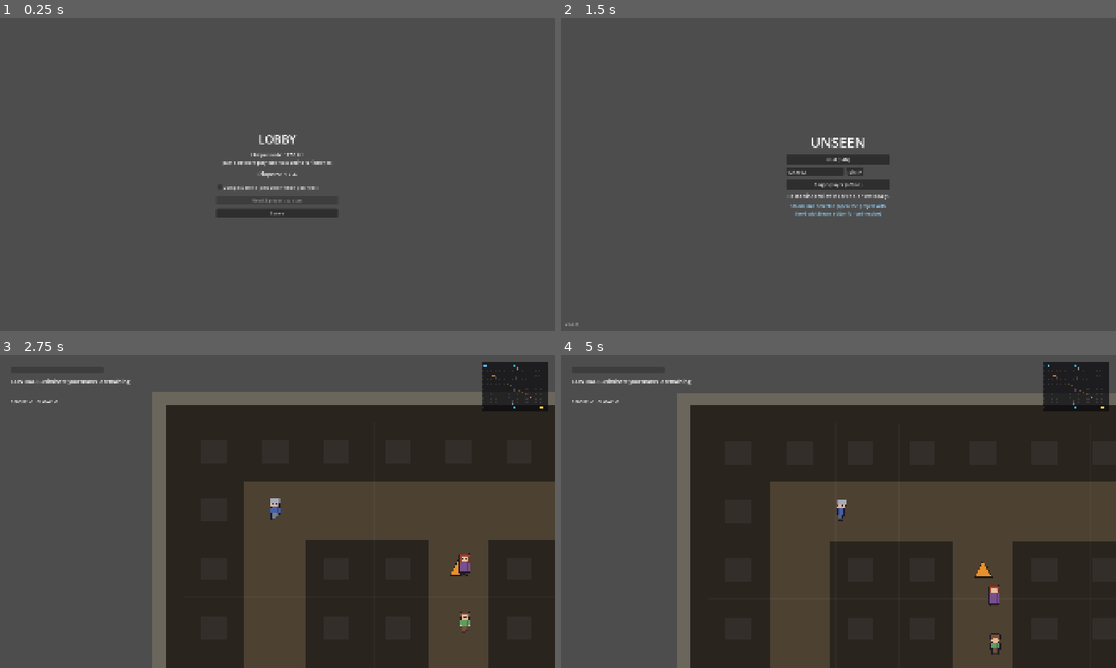
Above: before the commit, frames 1-4 (two rows, left to right).
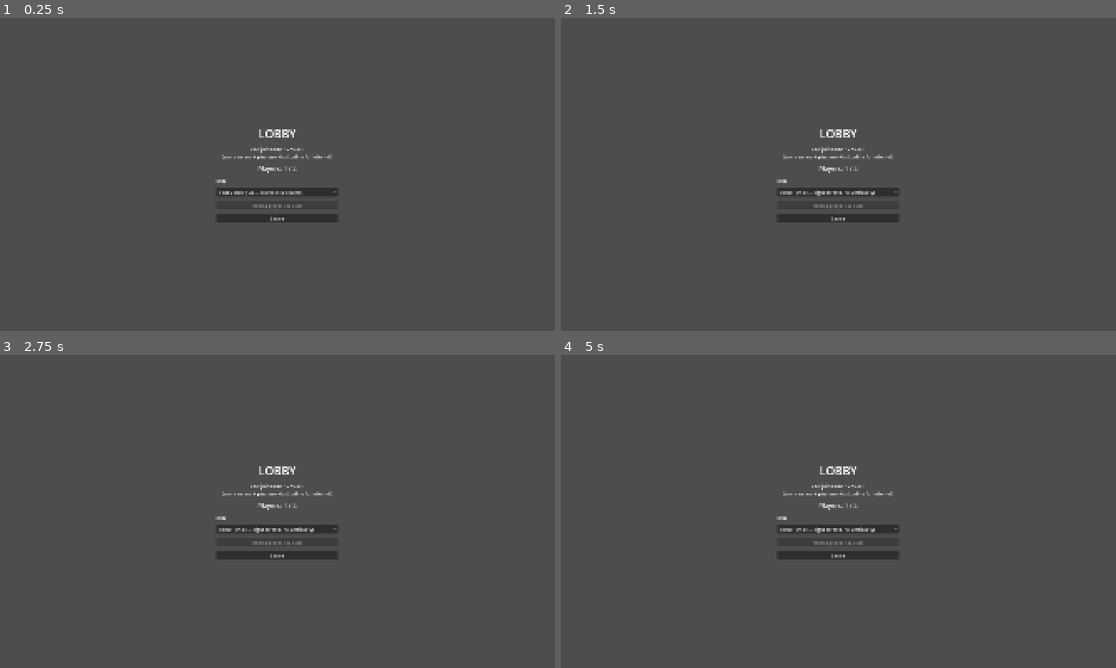
Above: after the commit, the same moments.

Repository: Isidore94/Unseen
Game: Godot game, scene res://scenes/lobby.tscn
Same seed, same stepped clock (60 frames per second), same inputs: the game is played once before the commit and once after it. This scene is started directly instead of the project's main scene.
Inputs (mouse positions are in pixels of both pictures, inside the frame that each line leads up to):
- Up to frame 1 (0.25 s): no input
- Up to frame 2 (1.5 s): click (838, 193) at 0.5 s, where only the run after the commit has a clickable "Four Zones (full — rooftops &…"; click "Leave" at 1.25 s
- Up to frame 3 (2.75 s): click (277, 520) at 2 s, where only the run before the commit has a clickable "Single-player (offline)"
- Up to frame 4 (5 s): hold D (move_right) 2.78-3.53 s; tap E (action_secondary) at 2.85 s; hold Q (drop_down) 3.53-4.28 s; tap V (emote) at 3.6 s; hold D (move_right) from 4.28 s (still down); tap F (interact) at 4.35 s

The runs differ from the first frame. In frame 1, 2.1% of the frame differs, in the area x 38-61%, y 35-66%; in frame 2, 3.0%; in frame 3, 64%; in frame 4, 70%, in the area x 2-100%, y 2-100%.
Error before the commit: Cannot call method 'add_theme_stylebox_override' on a null value. (res://scripts/hud.gd:22)

Commit message:
Phase 10: Rome — a small street-only map, lobby-selectable
A maps-only phase stacked on Phase 9. Adds maps/rome.tscn: same play size as
the compact arena (1440x1120) on a denser 19x15 grid — tight 1-cell lanes
between insulae blocks, a central fountain piazza, two small markets. No
rooftops, sewers, or portals — just roads. Reuses the whole test_map_01.gd
generator; layout flood-fill verified (148 open cells, all reachable).

- test_map_01.gd: new enable_portals export (default true); Rome sets false.
- lobby.gd: the compact-arena checkbox becomes a 3-way map OptionButton
  (Four Zones / Compact / Rome); host's pick is sent to every peer.
- NetworkManager: enum Map + selected_map (survives lobby->match); _begin_match
  carries the map id and derives small_arena so the compact-crowd logic stands.
- online_match: loads the scene by selected_map.

Not compile-checked (no Godot here); reviewed by hand. Layout verified offline.

Co-Authored-By: Claude Opus 4.8 <noreply@anthropic.com>
Claude-Session: https://claude.ai/code/session_01UYRiZVJZhKbbZ4SDyEErra

Diff:
--- /dev/null
+++ b/maps/rome.tscn
@@ -0,0 +1,30 @@
+[gd_scene load_steps=2 format=3 uid="uid://bromemap01unsn"]
+
+[ext_resource type="Script" path="res://scripts/test_map_01.gd" id="1_map"]
+
+; Rome — UNSEEN, Phase 10. A small STREET-ONLY arena: a dense warren of tight 1-cell
+; lanes between Roman insulae blocks, a central fountain piazza, and two small market
+; squares. SAME play size as the compact arena (1440x1120) but a denser 19x15 grid for
+; cramped, winding streets. NO rooftops, NO sewers, NO portals — just roads (the brief).
+; Reuses the WHOLE test_map_01 generator; only the grid, size, feature counts, the
+; portal toggle, and the warm Roman palette change. Connectivity flood-fill verified
+; (scratchpad/gen_rome.py): 148 open cells, all reachable, spawn corners open.
+
+[node name="Rome" type="Node2D"]
+script = ExtResource("1_map")
+play_half_width = 1440.0
+play_half_height = 1120.0
+layout_override = Array[String](["###################", "#.................#", "#.#....##.##.##.#.#", "#.#....##.##.##.#.#", "#.................#", "#.#.##.##.##.##.#.#", "#.#.##.##.##.##.#.#", "#........F........#", "#.#.##.##.##.##.#.#", "#.#.##.##.##.##.#.#", "#.................#", "#.#.##.##.##....#.#", "#.#.##.##.##....#.#", "#.................#", "###################"])
+rooftop_stairs_per_street_zone = 0
+sewer_entrances_per_sewer_zone = 0
+enable_portals = false
+building_color = Color(0.3, 0.2, 0.15, 1)
+wall_color = Color(0.52, 0.47, 0.4, 1)
+zone_nw_color = Color(0.34, 0.27, 0.19, 1)
+zone_se_color = Color(0.32, 0.29, 0.23, 1)
+zone_ne_color = Color(0.33, 0.28, 0.21, 1)
+zone_sw_color = Color(0.35, 0.26, 0.19, 1)
+zone_hub_color = Color(0.36, 0.31, 0.24, 1)
+density_color = Color(0.3, 0.26, 0.18, 1)
+
+[node name="NavigationRegion2D" type="NavigationRegion2D" parent="."]
--- a/scripts/lobby.gd
+++ b/scripts/lobby.gd
@@ -21,7 +21,7 @@
 var _roster_label: Label = null
 var _status_label: Label = null
 var _start_button: Button = null
-var _small_arena_check: CheckBox = null
+var _map_picker: OptionButton = null
 
 
 func _ready() -> void:
@@ -81,10 +81,18 @@
 			copy_button.pressed.connect(_on_copy_code_pressed.bind(copy_button))
 			panel.add_child(copy_button)
 
-		# Host picks the arena: the compact one is lighter to host (smaller + fewer NPCs).
-		_small_arena_check = CheckBox.new()
-		_small_arena_check.text = "Compact arena (smoother when you host)"
-		panel.add_child(_small_arena_check)
+		# Host picks the MAP (Phase 10). Item order MUST match NetworkManager.Map so the
+		# selected index IS the map id we send. The two small maps are lighter to host.
+		var map_label := Label.new()
+		map_label.text = "Map"
+		panel.add_child(map_label)
+		_map_picker = OptionButton.new()
+		_map_picker.add_item("Four Zones (full — rooftops & sewers)", NetworkManager.Map.FOUR_ZONE)
+		_map_picker.add_item("Compact Arena (small)", NetworkManager.Map.COMPACT)
+		_map_picker.add_item("Rome (small — tight streets, no verticality)", NetworkManager.Map.ROME)
+		_map_picker.selected = NetworkManager.Map.FOUR_ZONE
+		_map_picker.size_flags_horizontal = Control.SIZE_EXPAND_FILL
+		panel.add_child(_map_picker)
 
 		_start_button = Button.new()
 		_start_button.size_flags_horizontal = Control.SIZE_EXPAND_FILL
@@ -146,17 +154,18 @@
 func _on_start_pressed() -> void:
 	if _player_count() < MIN_PLAYERS_TO_START:
 		return
-	# Tell EVERY peer (including us) to load the match together, with the host's arena choice.
-	var compact := _small_arena_check != null and _small_arena_check.button_pressed
-	_begin_match.rpc(compact)
+	# Tell EVERY peer (including us) to load the match together, with the host's MAP choice.
+	var map_id := _map_picker.selected if _map_picker != null else NetworkManager.Map.FOUR_ZONE
+	_begin_match.rpc(map_id)
 
 
-# Sent by the host to all peers: record the arena choice and load the match scene together.
+# Sent by the host to all peers: record the MAP choice and load the match scene together.
 # The match's own ready handshake then takes over (nobody is spawned until every client's
-# scene is up).
+# scene is up). small_arena is derived so the existing compact-crowd logic keeps working.
 @rpc("authority", "call_local", "reliable")
-func _begin_match(compact_arena: bool) -> void:
-	NetworkManager.small_arena = compact_arena
+func _begin_match(map_id: int) -> void:
+	NetworkManager.selected_map = map_id
+	NetworkManager.small_arena = map_id != NetworkManager.Map.FOUR_ZONE
 	get_tree().change_scene_to_file(ONLINE_MATCH_SCENE)
 
 
--- a/scripts/net/network_manager.gd
+++ b/scripts/net/network_manager.gd
@@ -41,8 +41,16 @@
 
 ## Match setting chosen in the lobby (the host's choice, sent to everyone at start): use
 ## the compact arena — smaller map + fewer NPCs, lighter for the host to simulate/serve.
-## Lives here (an autoload) so it survives the lobby → match scene change.
+## Lives here (an autoload) so it survives the lobby → match scene change. Kept as the
+## "is this a small map?" flag (drives the compact crowd count); the SCENE is now chosen by
+## `selected_map` below, and the lobby sets both together.
 var small_arena: bool = false
+
+## Which map the lobby picked (Phase 10). Index into the lobby's map list — the match reads
+## it to load the right scene. FOUR_ZONE is the full main map; COMPACT and ROME are small
+## (so they also set small_arena = true for the lighter crowd). Survives the scene change.
+enum Map { FOUR_ZONE, COMPACT, ROME }
+var selected_map: int = Map.FOUR_ZONE
 
 # --- Steam (online play over the relay; only active when run in the GodotSteam editor) ---
 ## Valve's free test App ID (Spacewar), used until we have our own. Matches steam_appid.txt.
--- a/scripts/online_match.gd
+++ b/scripts/online_match.gd
@@ -14,6 +14,7 @@
 
 const MAP_SCENE := preload("res://maps/test_map_01.tscn")
 const SMALL_MAP_SCENE := preload("res://maps/test_map_02.tscn")
+const ROME_SCENE := preload("res://maps/rome.tscn")  # Phase 10 — street-only small map
 const PLAYER_SCENE := preload("res://scenes/player.tscn")
 const NPC_SCENE := preload("res://scenes/npc.tscn")
 const MINI_MAP_SCRIPT := preload("res://scripts/mini_map.gd")
@@ -235,8 +236,16 @@
 
 
 func _build_world() -> void:
-	# The host's lobby choice (compact vs full) reaches every peer via NetworkManager.
-	var map_scene: PackedScene = SMALL_MAP_SCENE if NetworkManager.small_arena else MAP_SCENE
+	# The host's lobby map choice reaches every peer via NetworkManager (Phase 10). The crowd
+	# size still keys off small_arena below (COMPACT and ROME are both small).
+	var map_scene: PackedScene = MAP_SCENE
+	match NetworkManager.selected_map:
+		NetworkManager.Map.COMPACT:
+			map_scene = SMALL_MAP_SCENE
+		NetworkManager.Map.ROME:
+			map_scene = ROME_SCENE
+		_:
+			map_scene = MAP_SCENE
 	_map = map_scene.instantiate()
 	_map.name = "Map"
 	add_child(_map)
--- a/scripts/test_map_01.gd
+++ b/scripts/test_map_01.gd
@@ -92,6 +92,9 @@
 @export var rooftop_stairs_per_street_zone: int = 2
 ## How many sewer entrances to mark in EACH sewer zone (NE, SW).
 @export var sewer_entrances_per_sewer_zone: int = 2
+## When false, this map spawns NO map-control portals (teleporters / trapdoor / underground
+## passage). Street-only maps like Rome set this false — just tight lanes, no shortcuts (§8).
+@export var enable_portals: bool = true
 
 # ===== colours =====
 ## Out-of-bounds border behind everything.
@@ -132,7 +135,8 @@
 	_build_walls()
 	_build_fountain()
 	_build_navigation()
-	_spawn_portals()
+	if enable_portals:
+		_spawn_portals()
 	_spawn_access_points()
 	_verify_connectivity()
 	queue_redraw()
Not shown, changed: CHANGELOG.md
